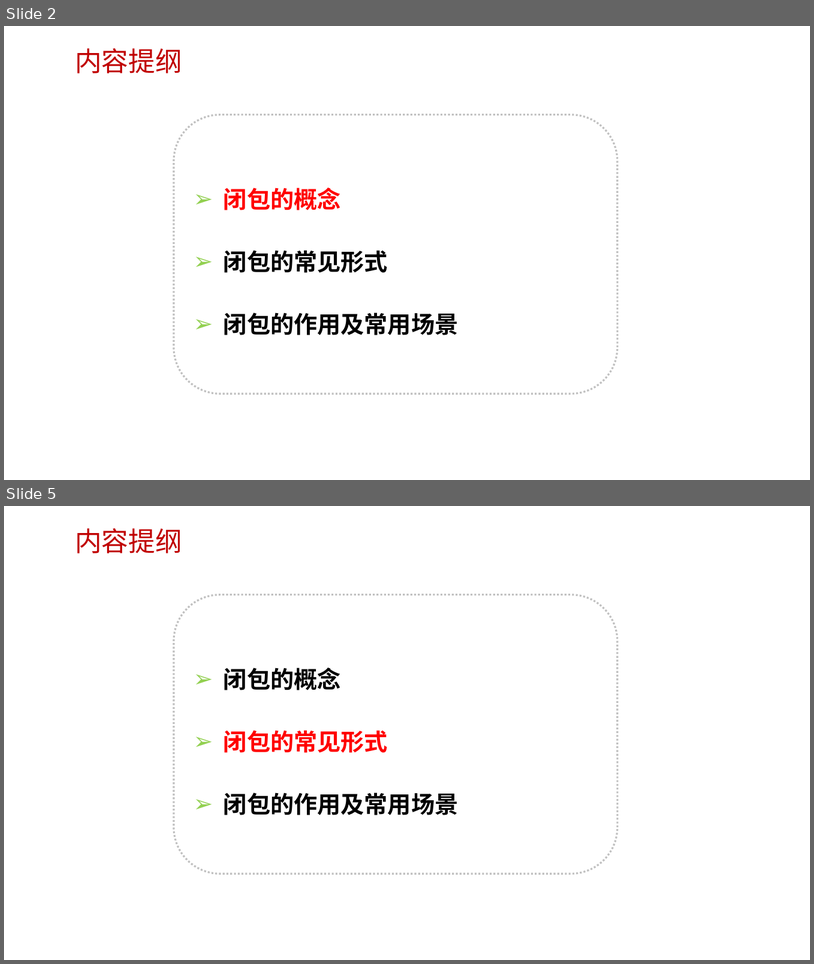
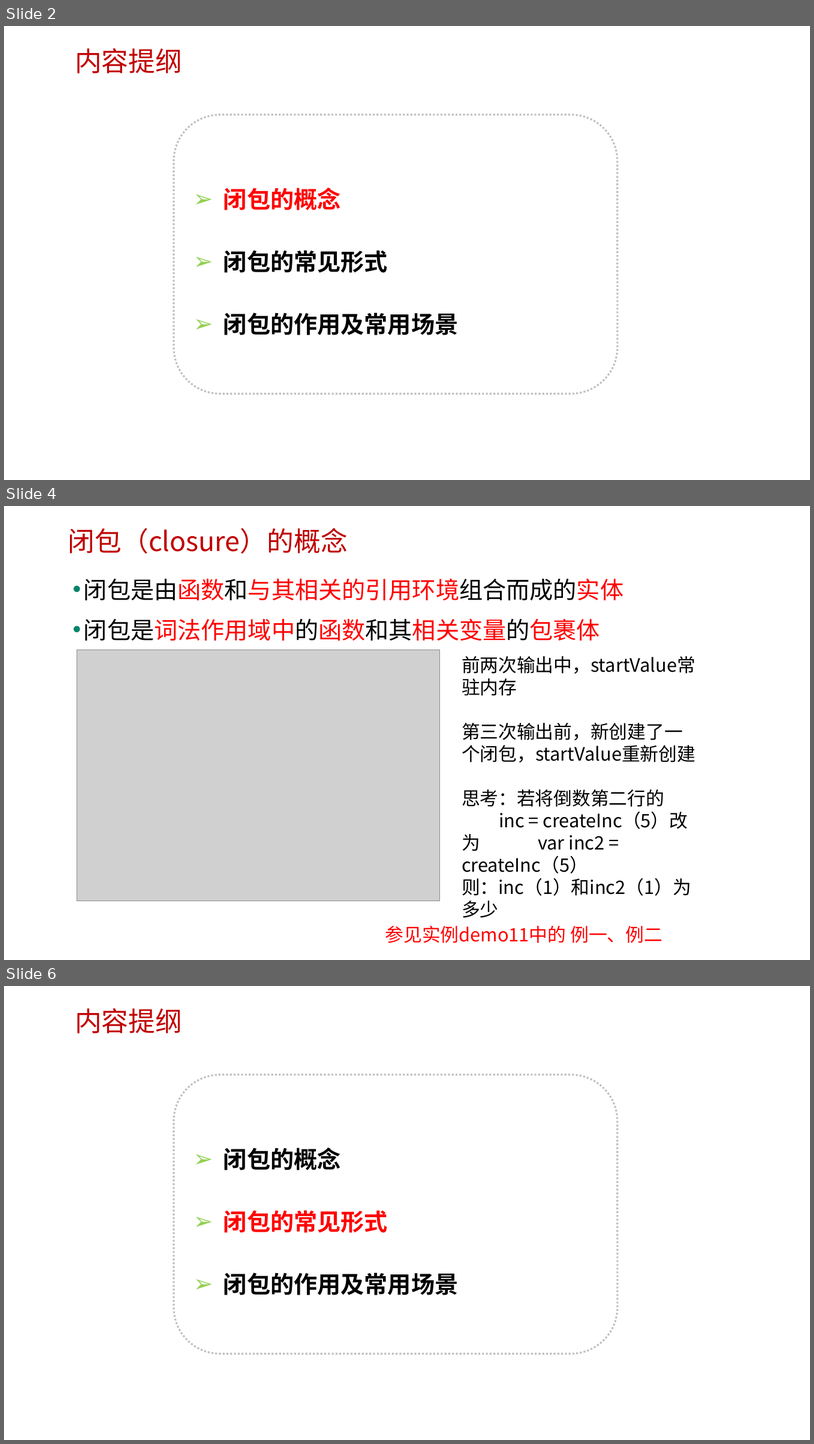
Before and after one commit to edu2act/course-javascript-advanced, a slide deck: 课程PPT/12.JS闭包.pptx. Shown one above the other, each under a label of ours: slides 2 and 5 before the commit, slides 2, 4 and 6 after it; the slides between them are not shown. The pictures are 814x964 and 814x1444 pixels, drawn with LibreOffice and Linux fonts; fonts in the diff are those of the drawing; grey boxes stand for pictures; background and template pictures are left out. Boxes give left, top, right and bottom in pixels: in the first picture for what was removed or moved away, otherwise in the second. Text is boxed around its words. In the diff, an @@ line names an element or a change of style, - is before the commit and + after.

```diff
--- a/课程PPT/12.JS闭包.pptx
+++ b/课程PPT/12.JS闭包.pptx
@@ slide 4 added at [4,506,810,960], background picture (left out) @@
@@ text added at [68,528,348,553], 32 pt, text #C00000 @@
+闭包（closure）的概念
@@ text added at [84,579,624,640], 28 pt, text #FF0000 @@
+• 闭包是由函数和与其相关的引用环境组合而成的实体
+• 闭包是词法作用域中的函数和其相关变量的包裹体
@@ picture added at [77,650,440,900] @@
@@ text added at [462,656,696,895], 22 pt, text #000000 @@
+前两次输出中，startValue常驻内存
+第三次输出前，新创建了一个闭包，startValue重新创建
+思考：若将倒数第二行的 inc = createInc（5）改为 var inc2 = createInc（5）
+则：inc（1）和inc2（1）为多少
@@ text added at [386,925,663,943], 22 pt, text #FF0000 @@
+参见实例demo11中的 例一、例二
@@ what was slide 5 is now slide 6 @@
```
Also in this commit, not shown: 4 slides changed, 1 other slide added, 1 slide removed, 3 other files.
